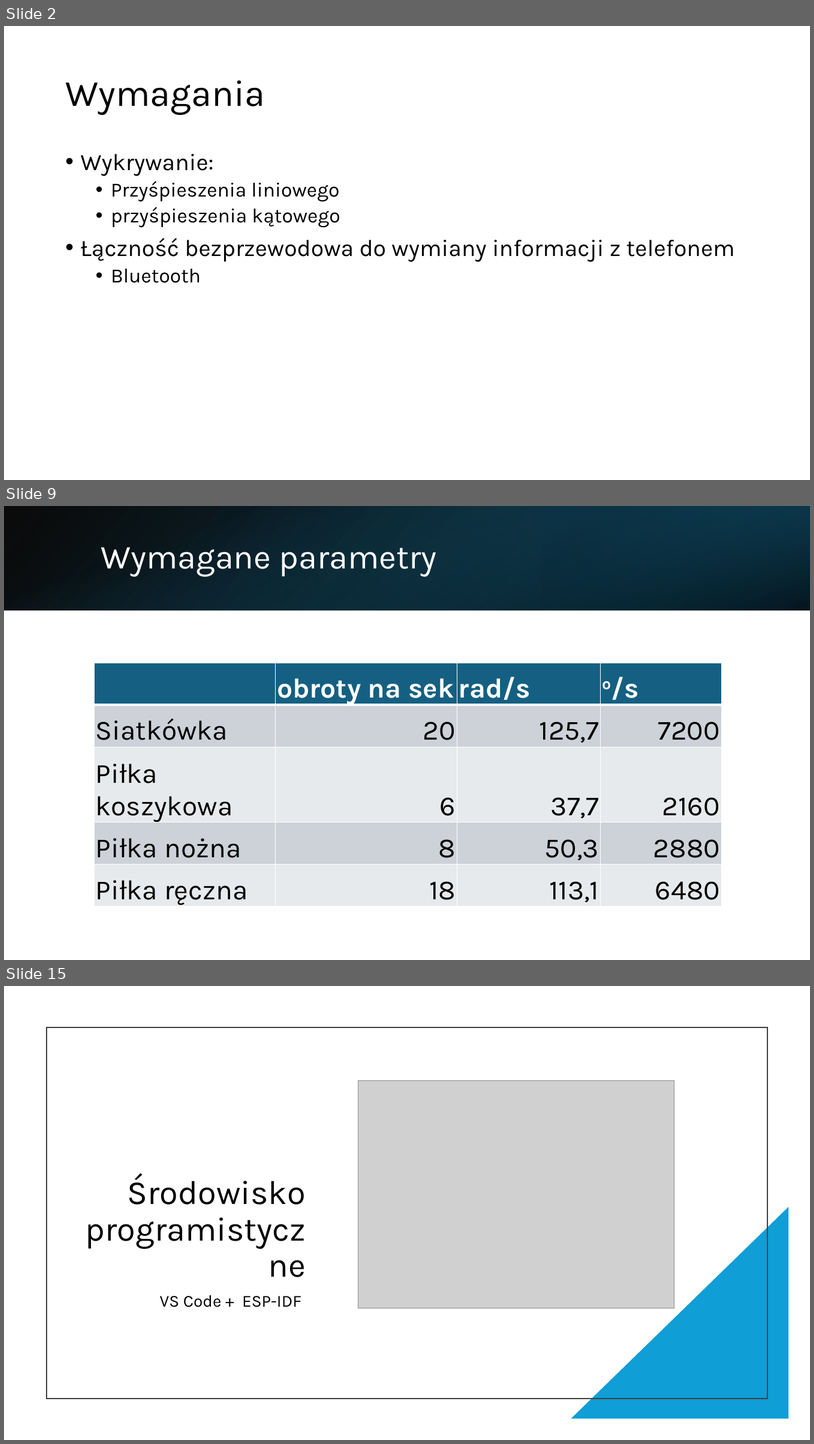
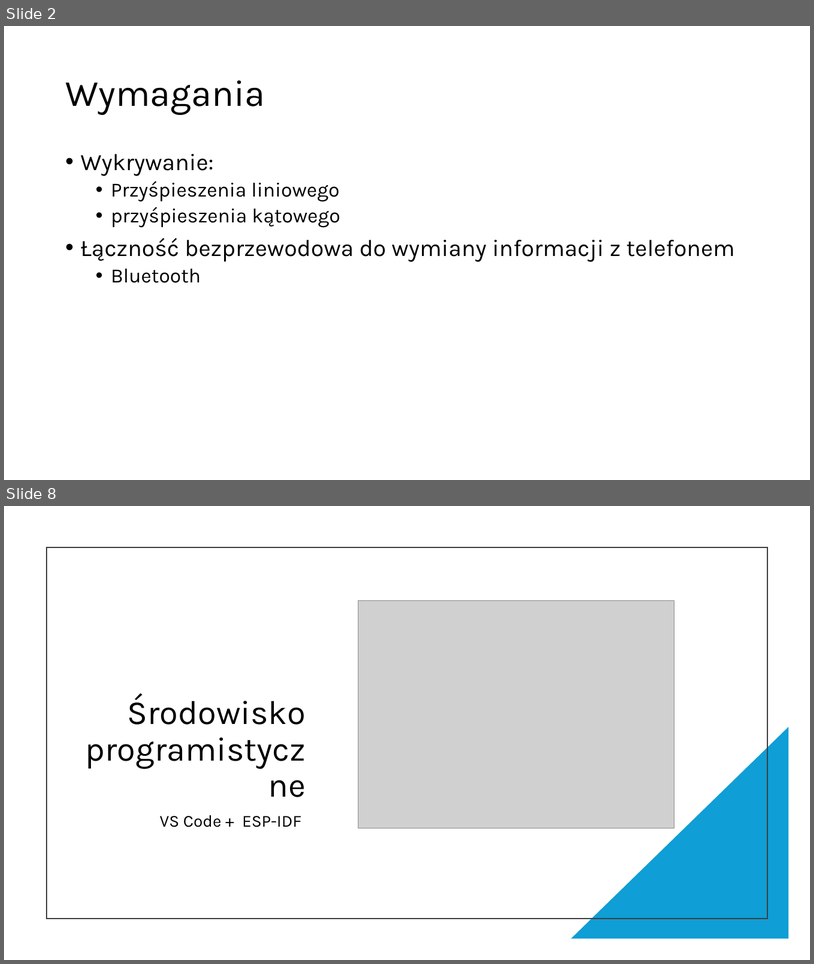
Before and after one commit to Szymek200/Smart-ball, a slide deck: Prezentacja/Smart-piłka_prez.pptx. Shown one above the other, each under a label of ours: slides 2, 9 and 15 before the commit, slides 2 and 8 after it; the slides between them are not shown. The pictures are 814x1444 and 814x964 pixels, drawn with LibreOffice and Linux fonts; fonts in the diff are those of the drawing; grey boxes stand for pictures. Boxes give left, top, right and bottom in pixels: in the first picture for what was removed or moved away, otherwise in the second. Text is boxed around its words. In the diff, an @@ line names an element or a change of style, - is before the commit and + after.

```diff
--- a/Prezentacja/Smart-piłka_prez.pptx
+++ b/Prezentacja/Smart-piłka_prez.pptx
@@ slide 9 removed at (4, 506, 810, 960), background #FFFFFF @@
@@ rectangle removed at (4, 506, 810, 610) @@
@@ rectangle removed at (4, 507, 810, 610) @@
@@ rectangle removed at (542, 506, 810, 610) @@
@@ title removed at (101, 547, 437, 577) @@
-Wymagane parametry
@@ table removed at (94, 663, 722, 907), 5 rows, 4 columns @@
- | obroty na sek | rad/s | o/s
-Siatkówka | 20 | 125,7 | 7200
-Piłka koszykowa | 6 | 37,7 | 2160
-Piłka nożna | 8 | 50,3 | 2880
-Piłka ręczna | 18 | 113,1 | 6480
@@ what was slide 15 is now slide 8 @@
```
Also in this commit, not shown: 1 slide changed, 4 slides added, 10 other slides removed.
